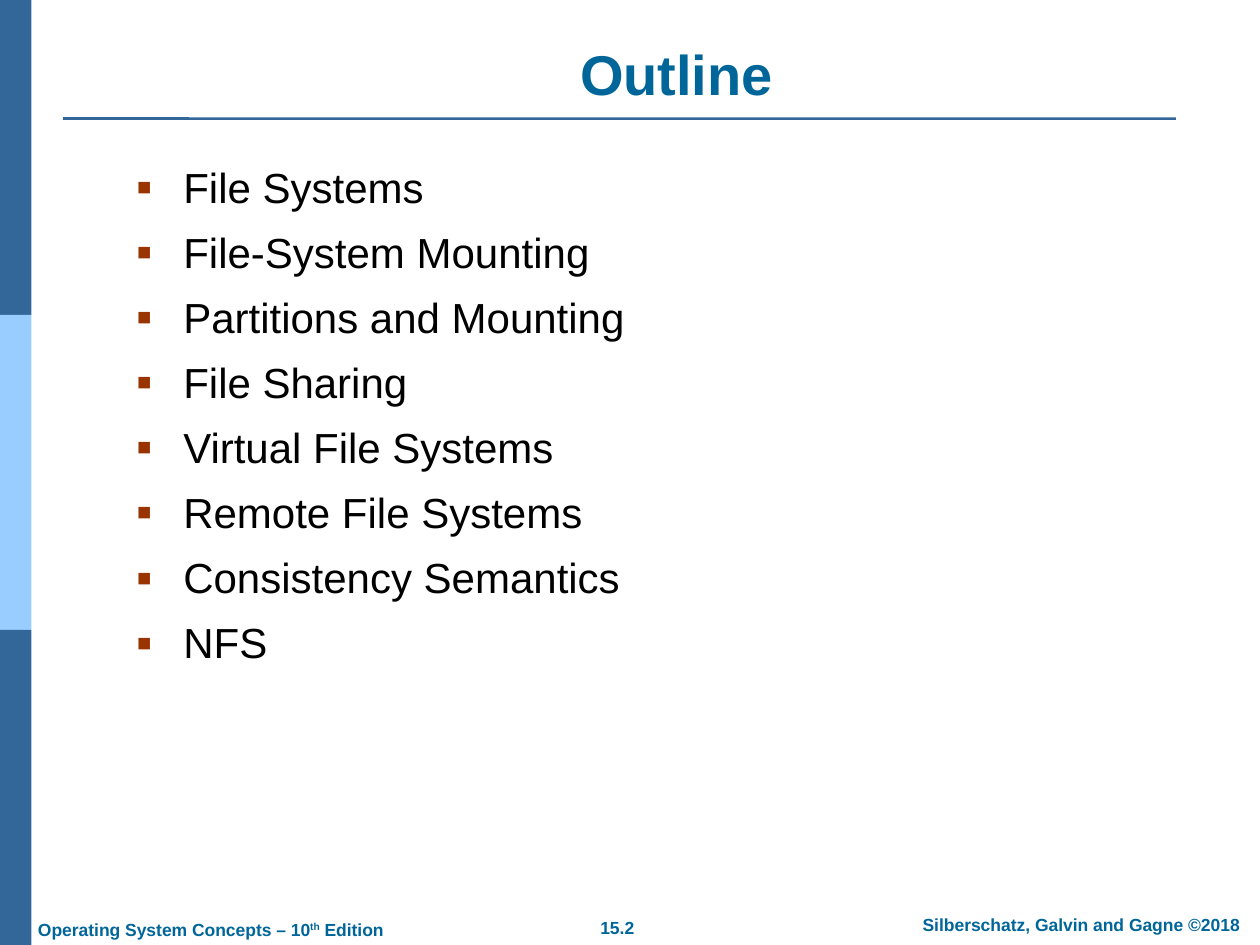
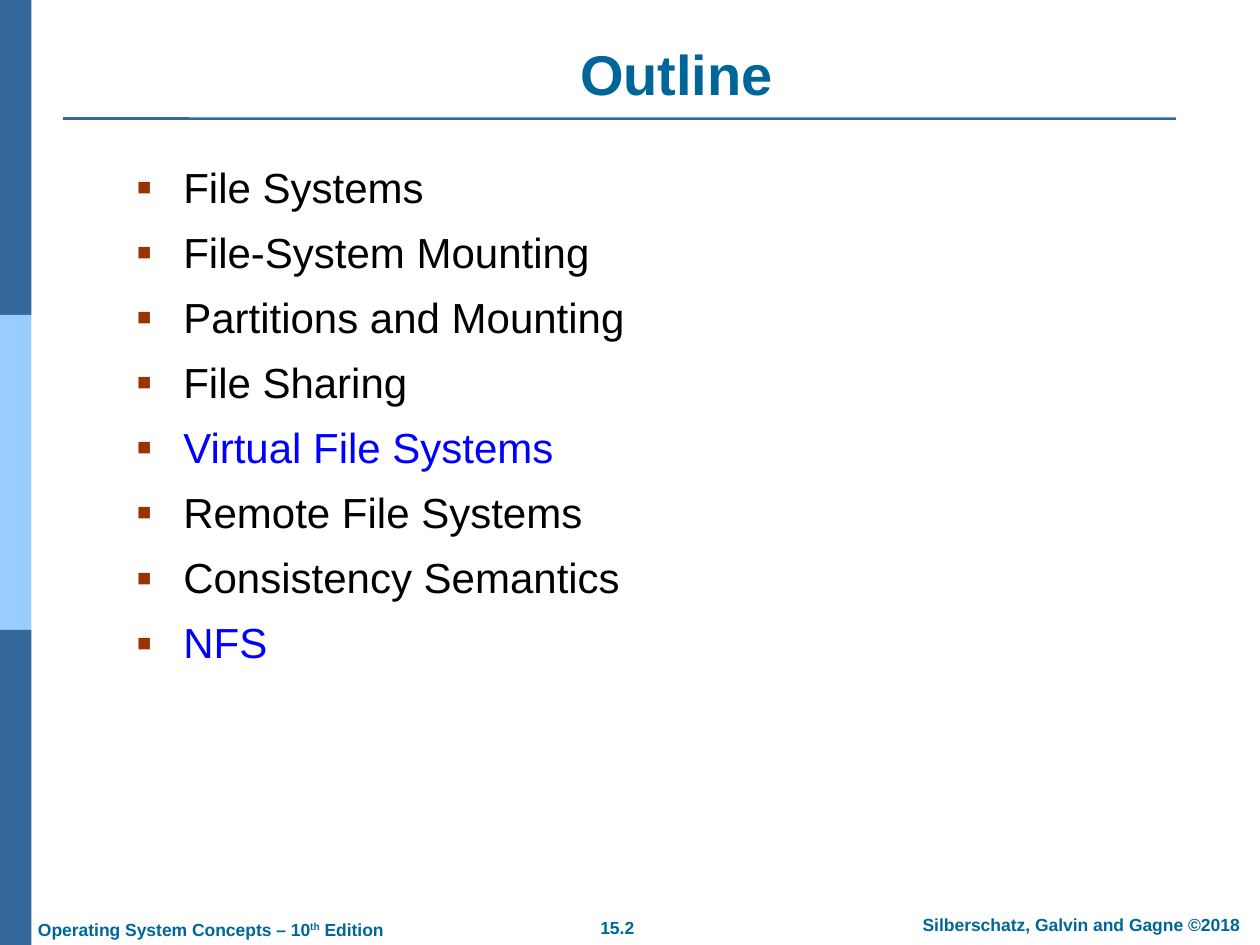
Before and after one commit to chriswjh/chriswjh.github.io, a slide deck: slide 2 of OSu/Chap15.pptx. Drawn at 1260x945 pixels with LibreOffice and Linux fonts; fonts in the diff are those of the drawing; background and template pictures are left out. Boxes give left, top, right and bottom in pixels: in the first picture for what was removed or moved away, otherwise in the second. Text is boxed around its words. In the diff, an @@ line names an element or a change of style, - is before the commit and + after.

```diff
--- a/OSu/Chap15.pptx
+++ b/OSu/Chap15.pptx
@@ text at (183,432,553,659): text colour #000000 to #0000FF in "Virtual File Systems", "NFS" @@
```
Also in this commit, not shown: 1 other slide changed, 2 other files.
